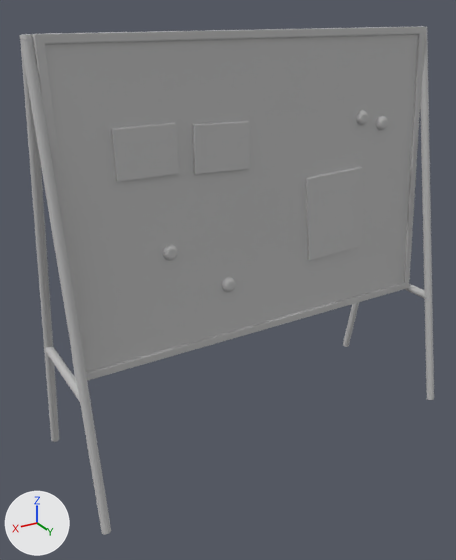
Renders of the glTF model public/Whiteboard/whiteboard.glb from each side of a commit.
Both versions are drawn from a 50 mm lens placed at (4.66, 6.84, 6.9), pointed at (0.42, -0.23, 3.37). Lighting does not change. The marker at lower left points along +X, +Y and +Z.

Objects in the first picture: 'whiteboard'.
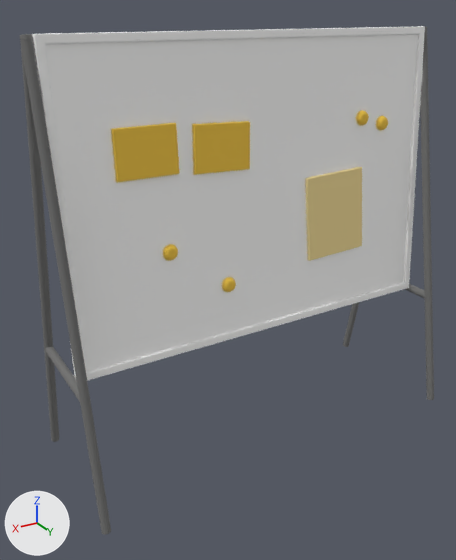
What differs and where, as boxes [x1, y1, x2, y2] in the pictures (456 x 560 px):
'whiteboard', recoloured
    both: [20, 26, 434, 535]

What the commit changed:
Picture '282295_23_05_24_18_15_33_0_color' (img_282295_23_05_24_18_15_33_0_color) is new.
Material '282295_23_05_24_18_15_33_0' (mat_282295_23_05_24_18_15_33_0) is new.
Its texture is img_282295_23_05_24_18_15_33_0_color.
Its roughness is 1.0.
me_whiteboard_mesh has 25660 vertices, 51332 faces and spans x -2.92..2.92, y -1.31..0.96, z 0.88..6.66.
me_whiteboard_mesh no longer uses material mat_whiteboard (grey #bcbcbc).
me_whiteboard_mesh now uses material mat_282295_23_05_24_18_15_33_0 (picture img_282295_23_05_24_18_15_33_0_color).
